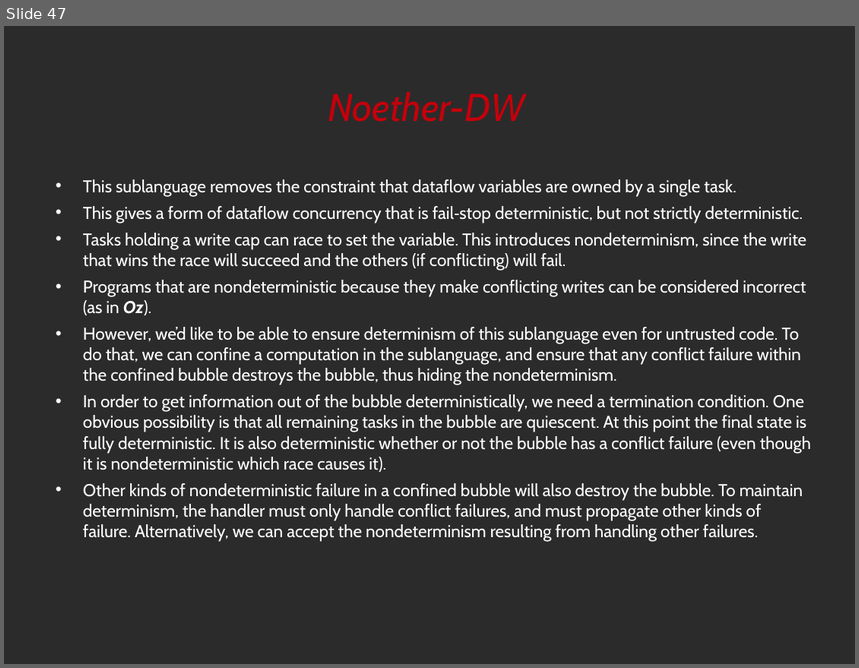
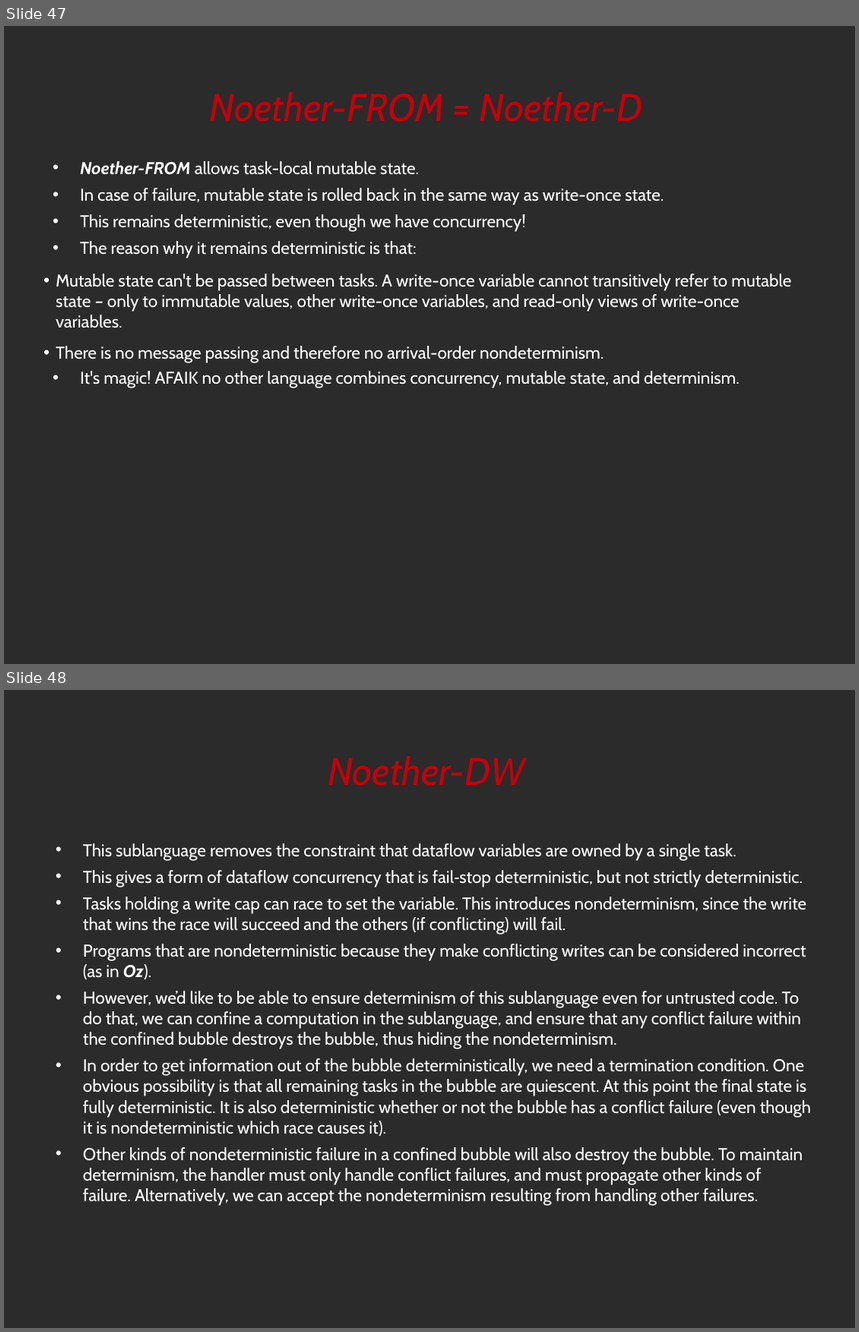
Before and after one commit to noether-lang/noether, a slide deck: doc/presentations/StrangeLoop/src/noether.odp. Shown one above the other, each under a label of ours: slide 47 before the commit, slides 47 and 48 after it. The pictures are 859x668 and 859x1332 pixels, drawn with LibreOffice and Linux fonts; fonts in the diff are those of the drawing; background and template pictures are left out; a plain dark background stands for a picture behind light text. Boxes give left, top, right and bottom in pixels: in the first picture for what was removed or moved away, otherwise in the second. Text is boxed around its words. In the diff, an @@ line names an element or a change of style, - is before the commit and + after.

```diff
--- a/doc/presentations/StrangeLoop/src/noether.odp
+++ b/doc/presentations/StrangeLoop/src/noether.odp
@@ slide 47 added at <box>4,26,855,664</box>, background picture (left out) @@
@@ title added at <box>210,92,643,122</box>, 36 pt, text #C5000B, italic @@
+Noether-FROM = Noether-D
@@ text added at <box>56,161,791,389</box>, 16 pt, text #FFFFFF @@
+• Noether-FROM allows task-local mutable state.
+• In case of failure, mutable state is rolled back in the same way as write-once state.
+• This remains deterministic, even though we have concurrency!
+• The reason why it remains deterministic is that:
+  • Mutable state can't be passed between tasks. A write-once variable cannot transitively refer to mutable state – only to immutable values, other write-once variables, and read-only views of write-once variables.
+  • There is no message passing and therefore no arrival-order nondeterminism.
+• It's magic! AFAIK no other language combines concurrency, mutable state, and determinism.
@@ what was slide 47 is now slide 48 @@
```
Also in this commit, not shown: 6 slides changed, 6 other files.
